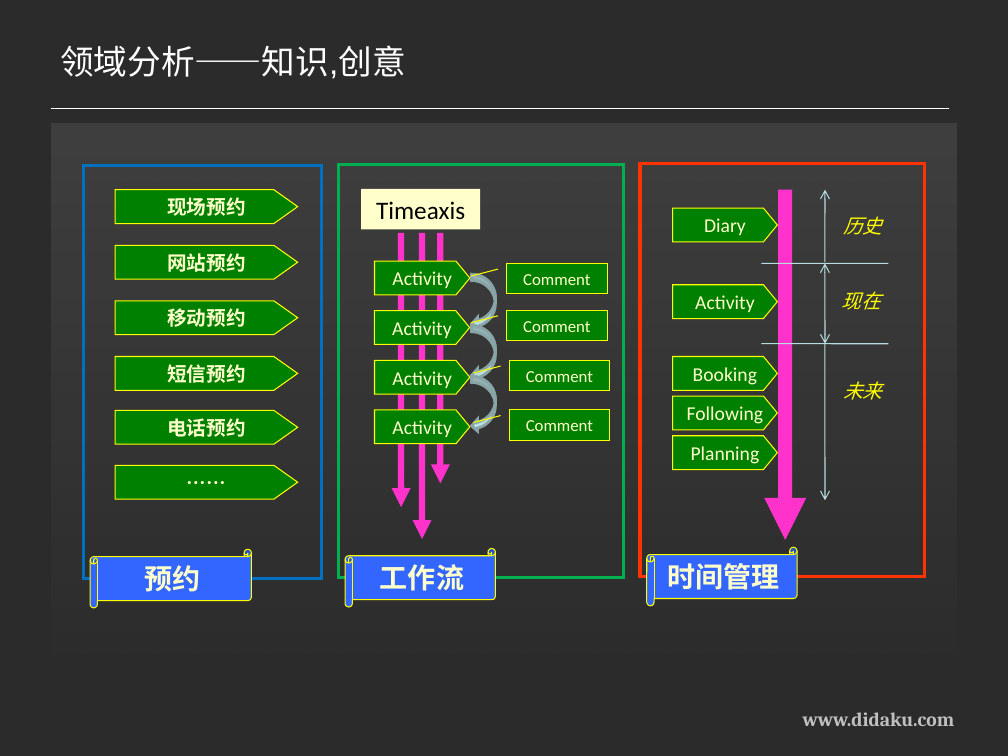
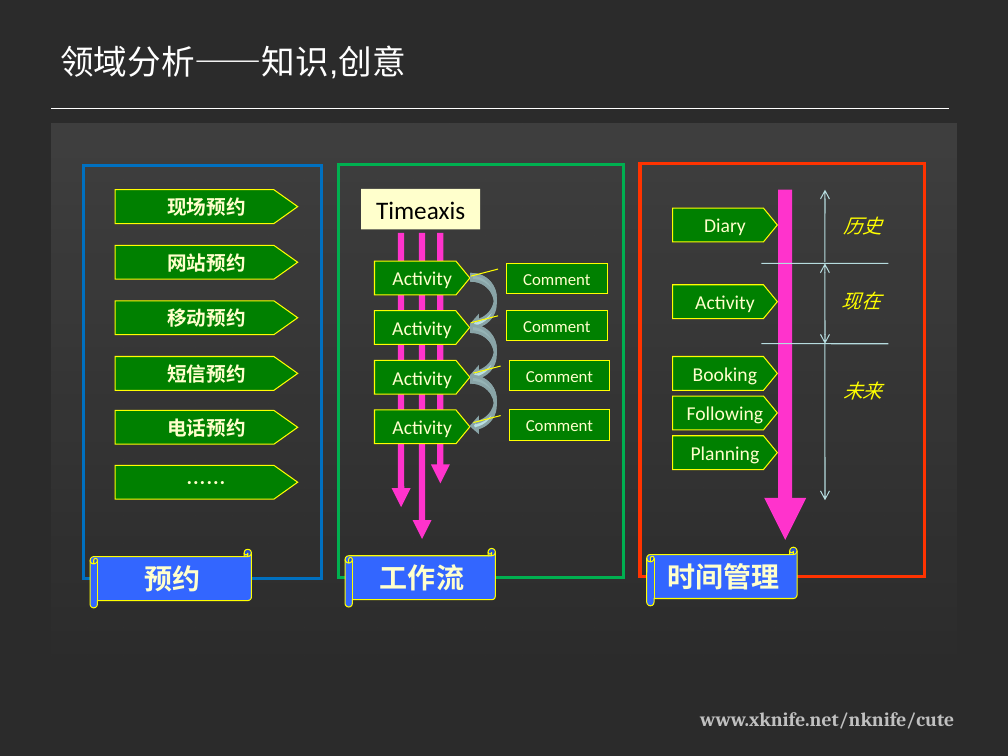
Before and after one commit to xknife-erian/nknife, a slide deck: slide 3 of App.Cute/Documents/领域分析.ppt. Drawn at 1008x756 pixels with LibreOffice and Linux fonts; fonts in the diff are those of the drawing; background and template pictures are left out; a plain dark background stands for a picture behind light text. Boxes give left, top, right and bottom in pixels: in the first picture for what was removed or moved away, otherwise in the second. Text is boxed around its words. In the diff, an @@ line names an element or a change of style, - is before the commit and + after.

```diff
--- a/App.Cute/Documents/领域分析.ppt
+++ b/App.Cute/Documents/领域分析.ppt
@@ text at [700, 712, 954, 729]: text changed @@
-www.didaku.com
+www.xknife.net/nknife/cute
```
Also in this commit, not shown: 4 other slides changed, 4 other files.
